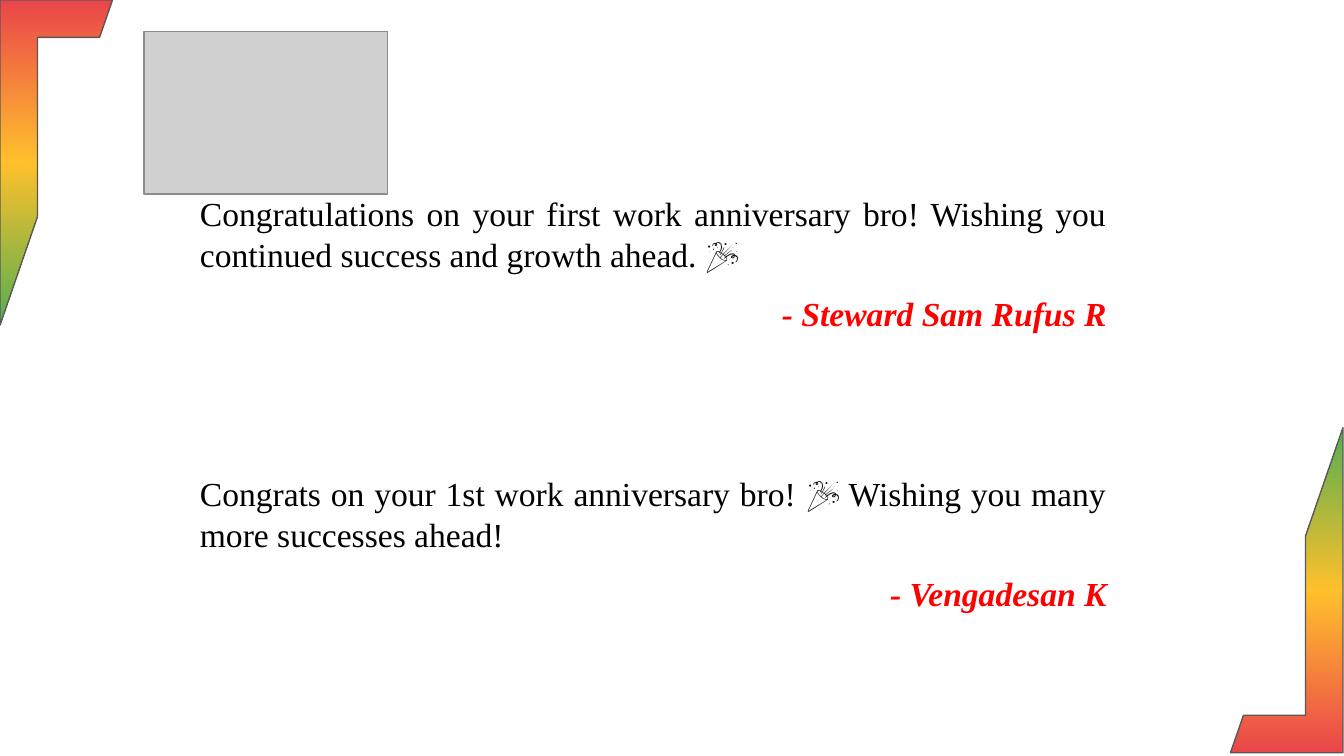
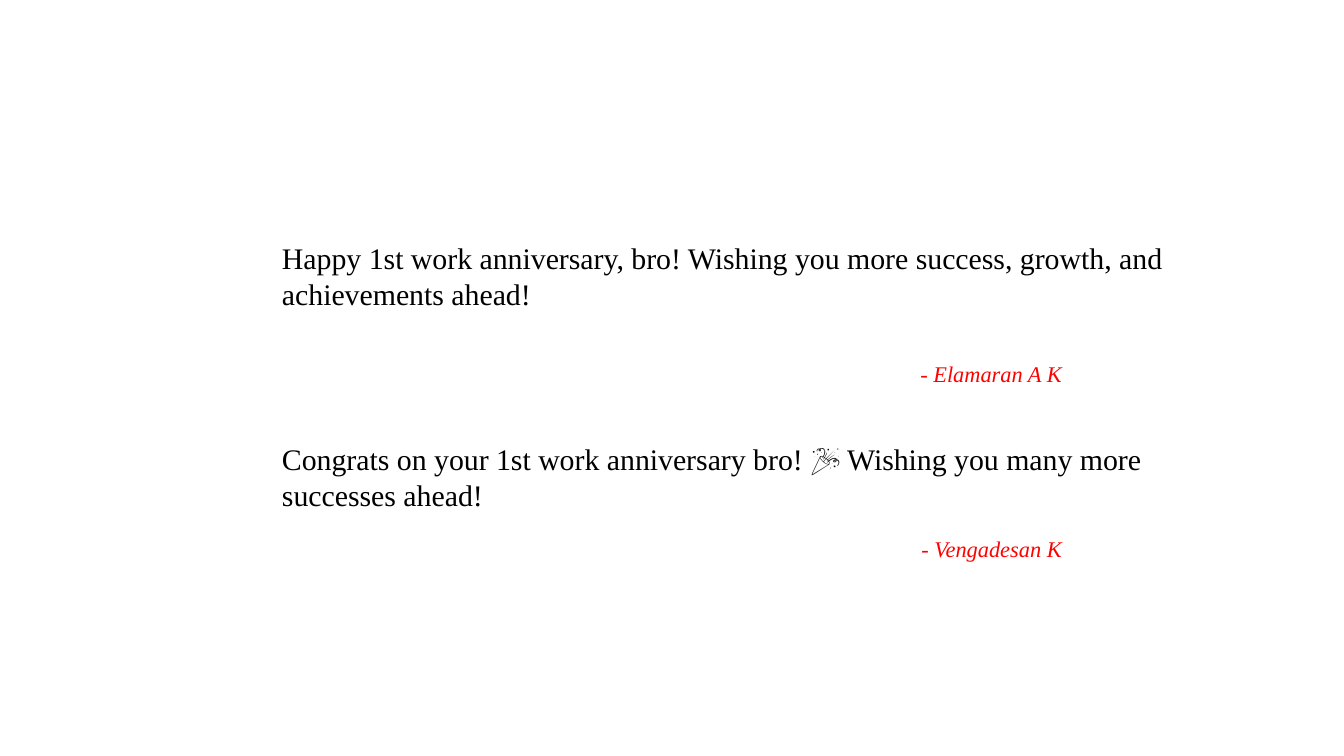
Before and after one commit to Harisudhan23/HR-automation-UI, a slide deck: slide 9 of media/Final_Anniversary_Presentation.pptx (slide 11 before the commit). Drawn at 1344x756 pixels with LibreOffice and Linux fonts; fonts in the diff are those of the drawing; grey boxes stand for pictures; background and template pictures are left out. Boxes give left, top, right and bottom in pixels: in the first picture for what was removed or moved away, otherwise in the second. Text is boxed around its words. In the diff, an @@ line names an element or a change of style, - is before the commit and + after.

```diff
--- a/media/Final_Anniversary_Presentation.pptx
+++ b/media/Final_Anniversary_Presentation.pptx
@@ half frame removed at [0, 0, 113, 325] @@
@@ picture removed at [144, 31, 388, 194] @@
@@ text at [282, 248, 1162, 306]: text changed; size 18 to 16 pt @@
-Congratulations on your first work anniversary bro! Wishing you continued success and growth ahead. 🎉
+Happy 1st work anniversary, bro! Wishing you more success, growth, and achievements ahead!
@@ text removed at [801, 302, 1106, 332] @@
-- Steward Sam Rufus R
@@ text added at [933, 366, 1062, 383], 12 pt, text #FF0000, italic @@
+- Elamaran A K
@@ text "Congrats on your 1st work ...": place and size @@
-text "Congrats on your 1st work ..." at [200, 482, 1106, 548]
+text "Congrats on your 1st work ..." at [282, 449, 1141, 507]
@@ text "Congrats on your 1st work ..." at [282, 449, 1141, 507]: size 18 to 16 pt; alignment justified to left @@
@@ half frame removed at [1231, 427, 1344, 753] @@
@@ text "- Vengadesan K": place and size @@
-text "- Vengadesan K" at [910, 582, 1106, 612]
+text "- Vengadesan K" at [934, 541, 1062, 562]
@@ text "- Vengadesan K" at [934, 541, 1062, 562]: size 18 to 12 pt, bold off @@
```
Also in this commit, not shown: 8 other slides changed, 1 slide added, 3 slides removed, 4 other files.
